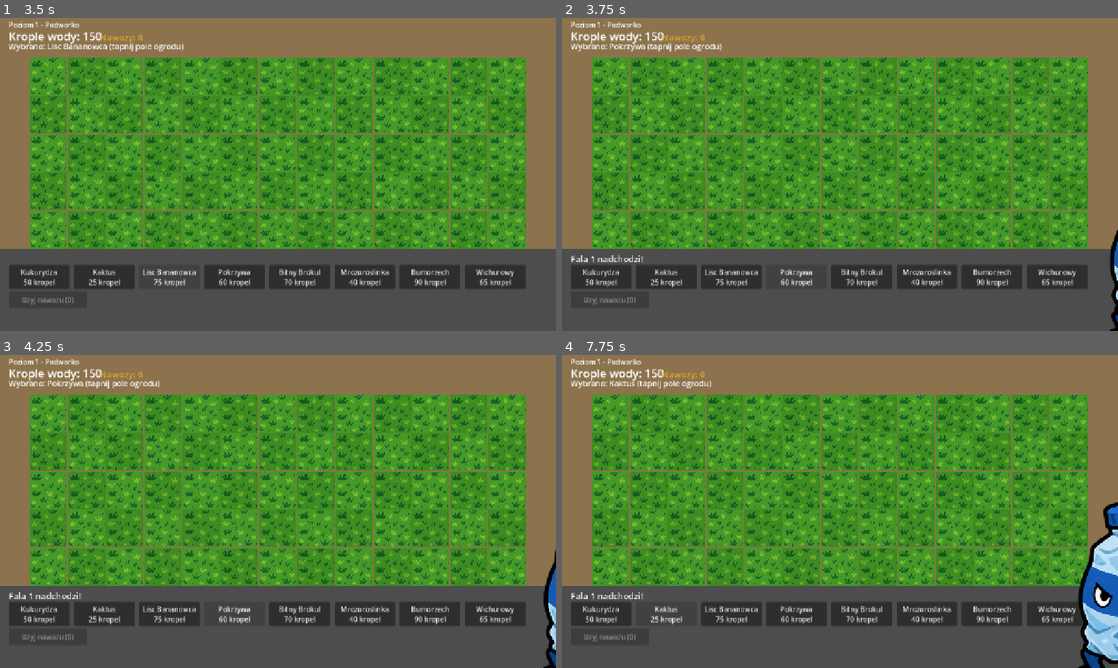
Above: before the commit, frames 1-4 (two rows, left to right).
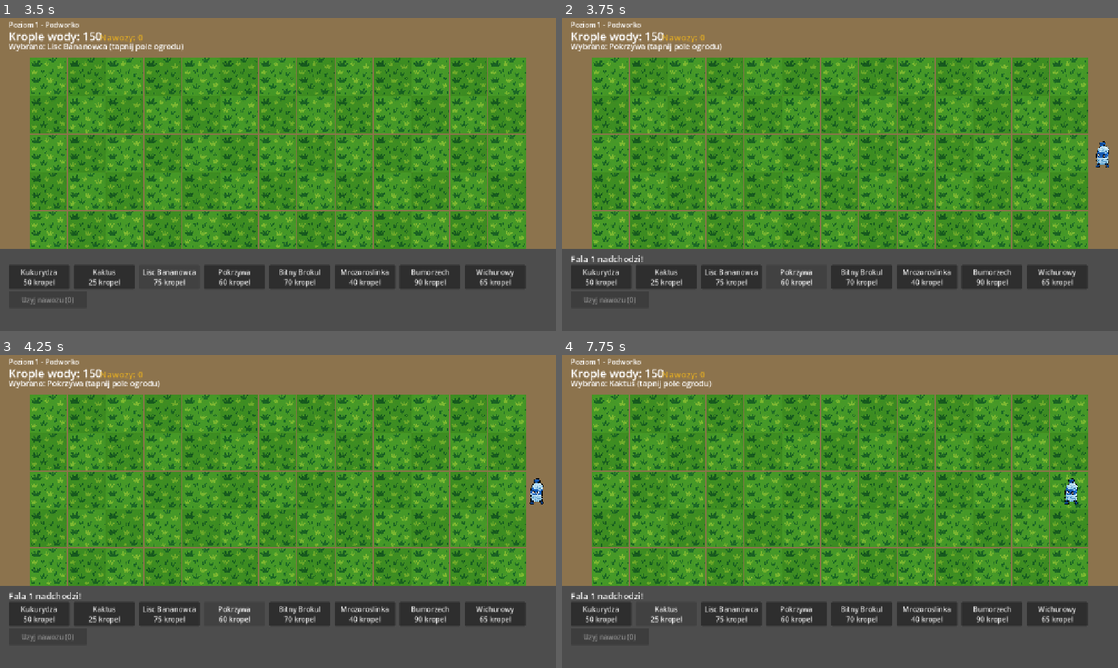
Above: after the commit, the same moments.

Repository: JeanPaulSzefler/education-games
Game: Godot game, scene res://scenes/LevelSelect.tscn
Two runs of this game, one before a commit and one after it. Both use one fixed random seed, a clock stepped at 60 frames per second and the inputs below.
Inputs:
- Up to frame 1 (3.5 s): click "Poziom 1 - Podworko" at 0.5 s; click "Kukurydza 50 kropel" at 1.25 s; click "Kaktus 25 kropel" at 2 s; click "Lisc Bananowca 75 kropel" at 2.75 s
- Up to frame 2 (3.75 s): click "Pokrzywa 60 kropel" at 3.5 s
- Up to frame 3 (4.25 s): no input
- Up to frame 4 (7.75 s): click "Bitny Brokul 70 kropel" at 4.25 s; click "Bumorzech 90 kropel" at 5 s; click "Wichurowy 65 kropel" at 5.75 s; click "Kukurydza 50 kropel" at 6.5 s; click "Kaktus 25 kropel" at 7.25 s

Frame 1 is identical in both runs. In frame 2, 0.5% of the frame differs, in the area x 96-100%, y 39-100%; in frame 3, 0.7%; in frame 4, 3.0%, in the area x 90-100%, y 39-100%.

Commit message:
Fix oversized sprites: set expand_mode/stretch_mode before size
TextureRect.set_size() clamps up to the node's computed minimum size,
which defaults to the texture's native pixel dimensions unless
expand_mode is already EXPAND_IGNORE_SIZE at the time size is set.
_make_sprite() and progress_path's _add_slot() set .size first, so the
node briefly computed its minimum size from the raw PNG resolution
(hundreds of px) and got stuck there before expand_mode was applied
afterward - harmless with the old small SVGs, but blew every sprite up
to near-full-screen size with the new PNG art. Reordering the property
assignments fixes it.

Co-Authored-By: Claude Sonnet 5 <noreply@anthropic.com>

Diff:
--- a/junk-vs-plants/scripts/main.gd
+++ b/junk-vs-plants/scripts/main.gd
@@ -843,9 +843,13 @@
 func _make_sprite(texture_path: String, target_size: int) -> TextureRect:
 	var node := TextureRect.new()
 	node.texture = load(texture_path)
-	node.size = Vector2(target_size, target_size)
+	# Kolejnosc ma znaczenie: expand_mode/stretch_mode musza byc ustawione
+	# PRZED size, inaczej Control chwilowo liczy minimalny rozmiar na
+	# podstawie natywnej rozdzielczosci tekstury i "zatrzaskuje" node na tym
+	# duzym rozmiarze, zanim zdazymy powiedziec mu, zeby ja ignorowal.
 	node.expand_mode = TextureRect.EXPAND_IGNORE_SIZE
 	node.stretch_mode = TextureRect.STRETCH_KEEP_ASPECT_CENTERED
+	node.size = Vector2(target_size, target_size)
 	node.mouse_filter = Control.MOUSE_FILTER_IGNORE
 	return node
 
--- a/junk-vs-plants/scripts/progress_path.gd
+++ b/junk-vs-plants/scripts/progress_path.gd
@@ -54,10 +54,10 @@
 
 	var icon := TextureRect.new()
 	icon.texture = texture
+	icon.expand_mode = TextureRect.EXPAND_IGNORE_SIZE
+	icon.stretch_mode = TextureRect.STRETCH_KEEP_ASPECT_CENTERED
 	icon.position = Vector2(x + 12, y + 6)
 	icon.size = Vector2(CELL - 44, CELL - 44)
-	icon.expand_mode = TextureRect.EXPAND_IGNORE_SIZE
-	icon.stretch_mode = TextureRect.STRETCH_KEEP_ASPECT_CENTERED
 	if not unlocked:
 		icon.modulate = Color(0.6, 0.6, 0.6)
 	add_child(icon)
